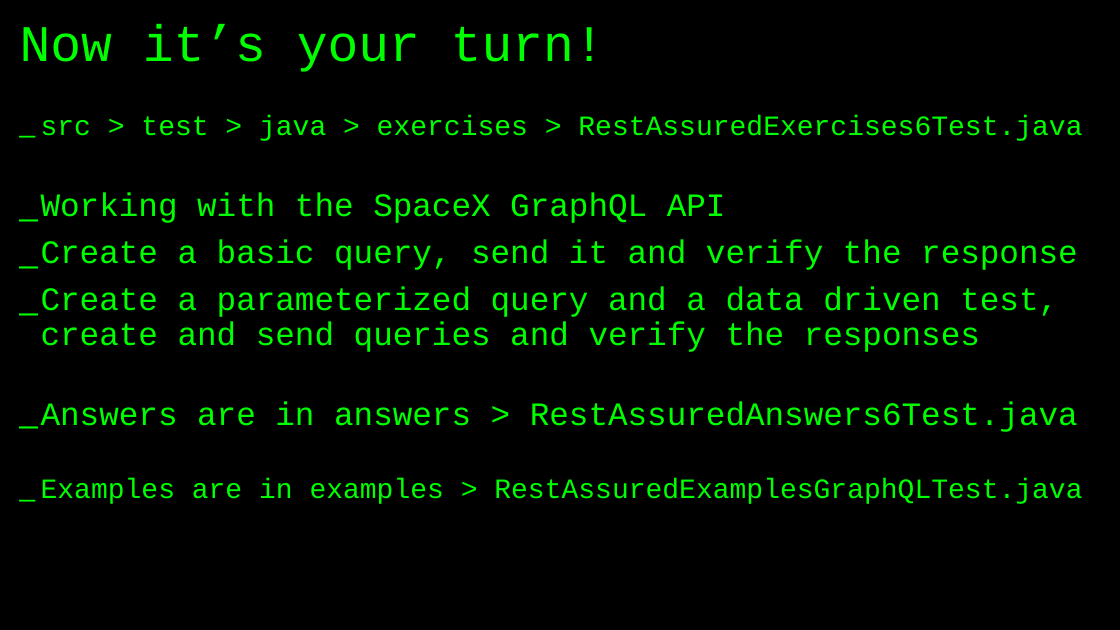
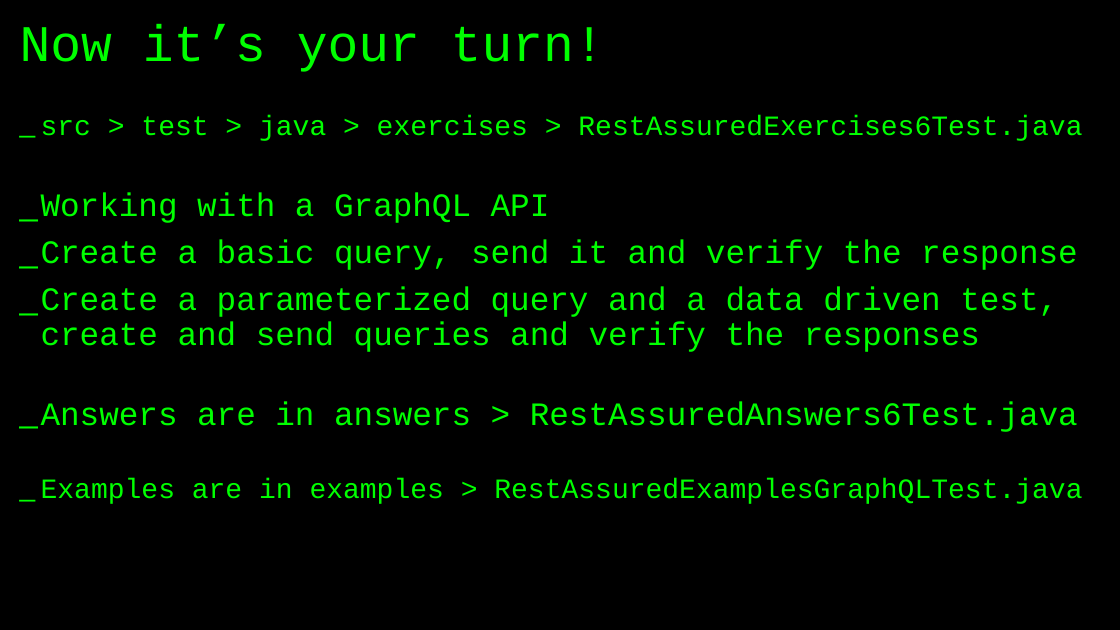
Before and after one commit to basdijkstra/rest-assured-workshop, a slide deck: slide 78 of RestAssuredWorkshop.pptx. Drawn at 1120x630 pixels with LibreOffice and Linux fonts; fonts in the diff are those of the drawing. Boxes give left, top, right and bottom in pixels: in the first picture for what was removed or moved away, otherwise in the second. Text is boxed around its words. In the diff, an @@ line names an element or a change of style, - is before the commit and + after.

Commit message:
Update GraphQL exercises, update slides

```diff
--- a/RestAssuredWorkshop.pptx
+++ b/RestAssuredWorkshop.pptx
@@ text at [41, 193, 550, 223]: text changed @@
-_ Working with the SpaceX GraphQL API
+_ Working with a GraphQL API
```
Also in this commit, not shown: 6 other slides changed, 12 other files.
